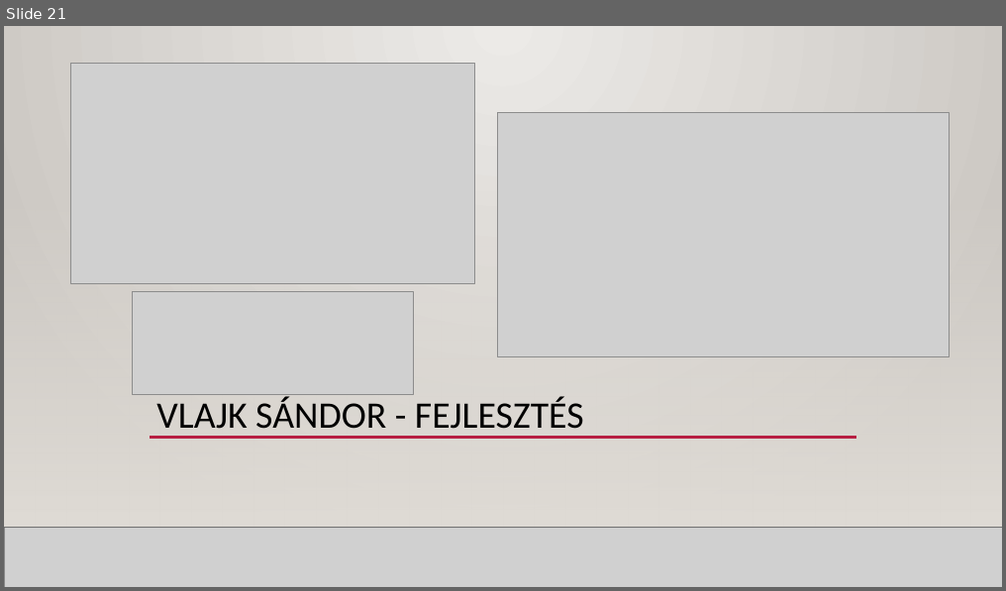
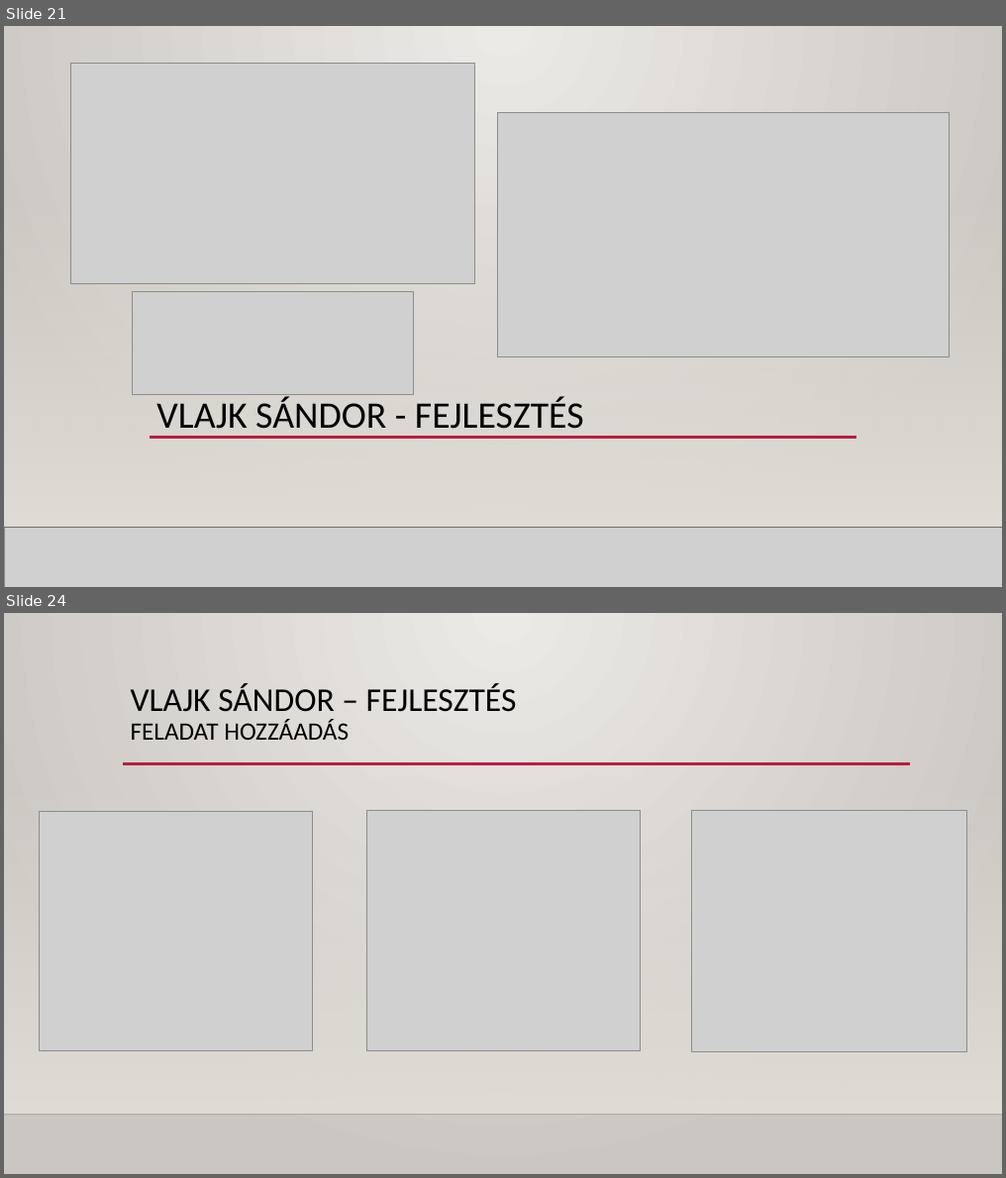
Before and after one commit to Dlevy004/kanban-webapp, a slide deck: Kanban webapp - Buborék együttes.pptx. Shown one above the other, each under a label of ours: slide 21 before the commit, slides 21 and 24 after it; the slides between them are not shown. The pictures are 1006x591 and 1006x1178 pixels, drawn with LibreOffice and Linux fonts; fonts in the diff are those of the drawing; grey boxes stand for pictures; background and template pictures are left out. Boxes give left, top, right and bottom in pixels: in the first picture for what was removed or moved away, otherwise in the second. Text is boxed around its words. In the diff, an @@ line names an element or a change of style, - is before the commit and + after.

```diff
--- a/Kanban webapp - Buborék együttes.pptx
+++ b/Kanban webapp - Buborék együttes.pptx
@@ slide 24 added at (x1=4, y1=613, x2=1002, y2=1174), background gradient #ECEAE7 to #CAC7C1; not listed: 3 template elements that a slide beside it also shows @@
@@ title added at (x1=131, y1=683, x2=517, y2=740), 32 pt, text #000000 @@
+VLAJK SÁNDOR – FEJLESZTÉS
+FELADAT HOZZÁADÁS
@@ picture added at (x1=40, y1=811, x2=313, y2=1052) @@
@@ picture added at (x1=366, y1=811, x2=640, y2=1051) @@
@@ picture added at (x1=692, y1=810, x2=966, y2=1053) @@
```
Also in this commit, not shown: 4 other slides added.
